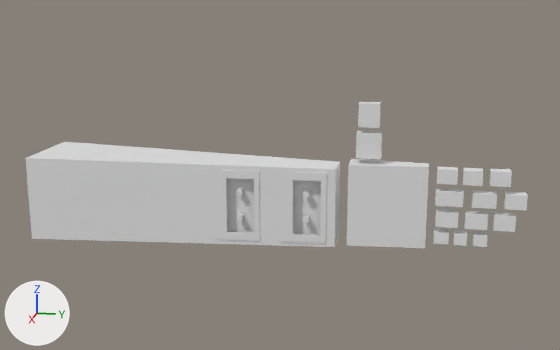
A saved change to the glTF model gauntlet.glb.
One viewpoint serves both versions: a 50 mm lens placed at (1.423, 0.48, 0.25), pointed at (0.208, 0.237, -0.054). The axes (+X, +Y, +Z) are drawn at lower left. The lights are the same throughout. The older version comes first. Vertices at exactly the same position are counted once.

Objects in the first picture: 'Cube', 'door', 'door.001'.
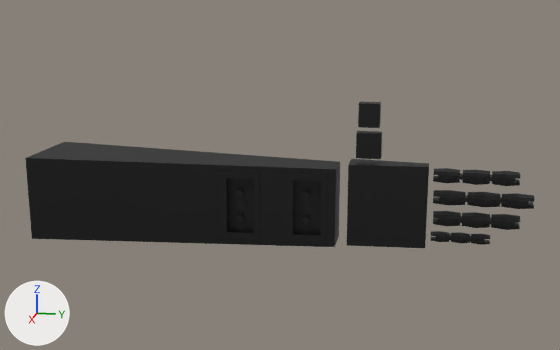
Changed parts and their boxes (x1, y1, x2, y2) in the pictures (560 x 350 px):
'Cube', surface changed, reshaped (white to black): before (25, 102, 528, 248); after (25, 102, 535, 248)
'door', surface changed (white to black): (279, 172, 327, 243) in both
'door.001', surface changed (white to black): (213, 170, 259, 241) in both
part 1 of me_cube, added: after (485, 175, 498, 181)
part 2 of me_cube, added: after (455, 173, 468, 180)
part 3 of me_cube, added: after (495, 197, 508, 204)
part 4 of me_cube, added: after (460, 195, 473, 202)
part 5 of me_cube, added: after (485, 218, 497, 225)
part 6 of me_cube, added: after (455, 216, 468, 223)
part 7 of me_cube, added: after (464, 236, 477, 242)
part 8 of me_cube, added: after (444, 234, 456, 241)
part 9 of me_cube, rebuilt (27% wider, 20% shorter): before (437, 166, 458, 185); after (433, 168, 460, 183)
part 10 of me_cube, rebuilt (40% wider, 15% shorter): before (504, 192, 528, 211); after (501, 193, 535, 209)
part 11 of me_cube, rebuilt (33% wider, 29% shorter): before (473, 231, 487, 247); after (471, 234, 490, 245)
part 12 of me_cube, rebuilt (18% wider, 25% shorter): before (433, 229, 449, 244); after (431, 231, 450, 242)
part 13 of me_cube, rebuilt (38% wider, 16% shorter): before (463, 168, 483, 186); after (462, 170, 490, 185)
part 14 of me_cube, rebuilt (16% wider, 15% shorter): before (464, 211, 488, 230); after (462, 212, 490, 228)
part 15 of me_cube, rebuilt (16% wider, 20% shorter): before (435, 209, 459, 228); after (433, 211, 461, 226)
part 16 of me_cube, rebuilt (25% wider, 16% shorter): before (489, 169, 512, 187); after (492, 171, 521, 186)
part 17 of me_cube, rebuilt (25% wider, 19% shorter): before (493, 212, 516, 232); after (491, 214, 520, 230)
part 18 of me_cube, rebuilt (13% wider, 20% shorter): before (435, 188, 464, 207); after (433, 190, 466, 205)
part 19 of me_cube, rebuilt (35% wider, 20% shorter): before (472, 190, 497, 209); after (467, 192, 501, 207)
part 20 of me_cube, rebuilt (33% wider, 29% shorter): before (453, 230, 467, 246); after (451, 232, 470, 243)

Patch to the scene script:
```diff
--- a/gauntlet.glb.py
+++ b/gauntlet.glb.py
@@ mat_material @@
 mat_material = principled_material('Material')
-mat_material.base_color = (0.8, 0.8, 0.8)  # white #e7e7e7
+mat_material.texture = img_gauntlet_tex
@@ me_cube @@
-me_cube.from_pydata(...)  # 176 vertices, 288 faces; spans x 0.139..0.278, y -0.176..0.627, z -0.168..0.07
+me_cube.from_pydata(...)  # 696 vertices, 1296 faces; spans x 0.139..0.278, y -0.176..0.637, z -0.168..0.07
+# me_cube part 1: a new loose piece, a box spanning x 0.2004..0.2201, y 0.5623..0.5809, z -0.0447..-0.0394, in mat_material (picture img_gauntlet_tex)
+# me_cube part 2: a new loose piece, a box spanning x 0.2004..0.2201, y 0.5174..0.5359, z -0.0447..-0.0394, in mat_material (picture img_gauntlet_tex)
+# me_cube part 3: a new loose piece, a box spanning x 0.2004..0.2201, y 0.5793..0.5979, z -0.0801..-0.0748, in mat_material (picture img_gauntlet_tex)
+# me_cube part 4: a new loose piece, a box spanning x 0.2004..0.2201, y 0.5269..0.5454, z -0.0801..-0.0748, in mat_material (picture img_gauntlet_tex)
+# me_cube part 5: a new loose piece, a box spanning x 0.2004..0.2201, y 0.5659..0.5844, z -0.1144..-0.1092, in mat_material (picture img_gauntlet_tex)
+# me_cube part 6: a new loose piece, a box spanning x 0.2004..0.2201, y 0.521..0.5395, z -0.1144..-0.1092, in mat_material (picture img_gauntlet_tex)
+# me_cube part 7: a new loose piece, a box spanning x 0.2031..0.2174, y 0.5368..0.5554, z -0.1452..-0.1399, in mat_material (picture img_gauntlet_tex)
+# me_cube part 8: a new loose piece, a box spanning x 0.2031..0.2174, y 0.5055..0.5241, z -0.1452..-0.1399, in mat_material (picture img_gauntlet_tex)
+# me_cube part 9: the loose piece of 8 vertices spanning x 0.2..0.22, y 0.489..0.521, z -0.053..-0.03 is rebuilt with 46 vertices and now spans x 0.197..0.223, y 0.484..0.524, z -0.054..-0.03
+# me_cube part 10: the loose piece of 8 vertices spanning x 0.2..0.22, y 0.594..0.627, z -0.089..-0.065 is rebuilt with 46 vertices and now spans x 0.197..0.223, y 0.59..0.637, z -0.089..-0.065
+# me_cube part 11: the loose piece of 8 vertices spanning x 0.2..0.22, y 0.55..0.571, z -0.152..-0.134 is rebuilt with 46 vertices and now spans x 0.201..0.219, y 0.547..0.576, z -0.151..-0.134
+# me_cube part 12: the loose piece of 8 vertices spanning x 0.2..0.22, y 0.489..0.512, z -0.152..-0.134 is rebuilt with 46 vertices and now spans x 0.201..0.219, y 0.484..0.513, z -0.151..-0.134
+# me_cube part 13: the loose piece of 8 vertices spanning x 0.2..0.22, y 0.529..0.559, z -0.053..-0.03 is rebuilt with 46 vertices and now spans x 0.197..0.223, y 0.529..0.569, z -0.054..-0.03
+# me_cube part 14: the loose piece of 8 vertices spanning x 0.2..0.22, y 0.536..0.57, z -0.124..-0.1 is rebuilt with 46 vertices and now spans x 0.197..0.223, y 0.531..0.573, z -0.124..-0.1
+# me_cube part 15: the loose piece of 8 vertices spanning x 0.2..0.22, y 0.49..0.525, z -0.124..-0.1 is rebuilt with 46 vertices and now spans x 0.197..0.223, y 0.487..0.529, z -0.124..-0.1
+# me_cube part 16: the loose piece of 8 vertices spanning x 0.2..0.22, y 0.57..0.601, z -0.053..-0.03 is rebuilt with 46 vertices and now spans x 0.197..0.223, y 0.574..0.614, z -0.054..-0.03
+# me_cube part 17: the loose piece of 8 vertices spanning x 0.2..0.22, y 0.58..0.612, z -0.124..-0.1 is rebuilt with 46 vertices and now spans x 0.197..0.223, y 0.576..0.618, z -0.124..-0.1
+# me_cube part 18: the loose piece of 8 vertices spanning x 0.2..0.22, y 0.489..0.531, z -0.089..-0.066 is rebuilt with 46 vertices and now spans x 0.197..0.223, y 0.485..0.534, z -0.089..-0.065
+# me_cube part 19: the loose piece of 8 vertices spanning x 0.2..0.22, y 0.545..0.582, z -0.089..-0.066 is rebuilt with 46 vertices and now spans x 0.197..0.223, y 0.538..0.587, z -0.089..-0.065
+# me_cube part 20: the loose piece of 8 vertices spanning x 0.2..0.22, y 0.52..0.54, z -0.152..-0.134 is rebuilt with 46 vertices and now spans x 0.201..0.219, y 0.516..0.545, z -0.151..-0.134
 me_cube.materials.append(mat_material)
```
